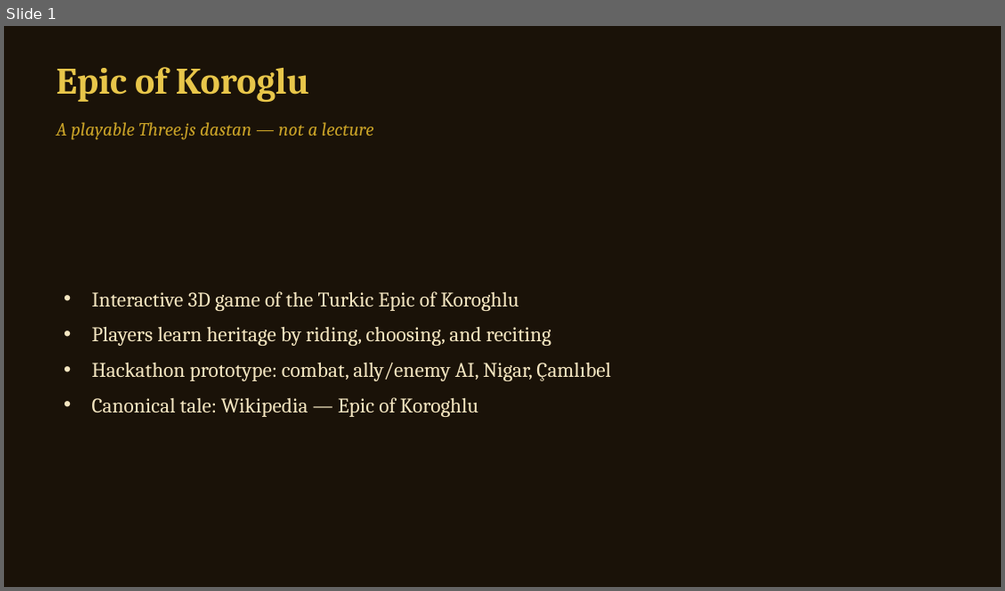
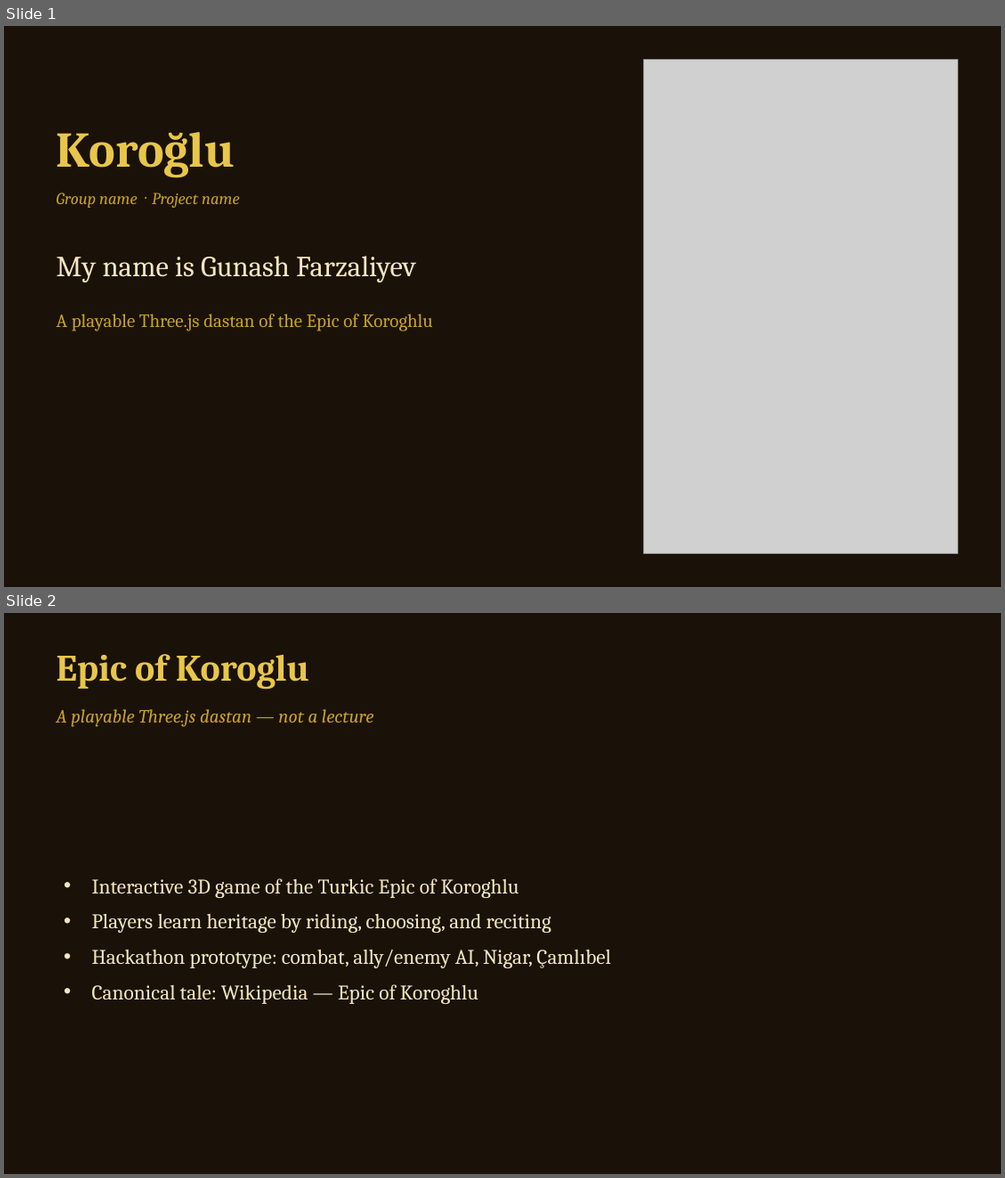
Before and after one commit to gunash-portfolio/KorogluDnD, a slide deck: docs/Koroglu-Epic-Game.pptx. Shown one above the other, each under a label of ours: slide 1 before the commit, slides 1 and 2 after it. The pictures are 1005x591 and 1005x1178 pixels, drawn with LibreOffice and Linux fonts; fonts in the diff are those of the drawing; grey boxes stand for pictures. Boxes give left, top, right and bottom in pixels: in the first picture for what was removed or moved away, otherwise in the second. Text is boxed around its words. In the diff, an @@ line names an element or a change of style, - is before the commit and + after.

```diff
--- a/docs/Koroglu-Epic-Game.pptx
+++ b/docs/Koroglu-Epic-Game.pptx
@@ slide 1 added at [4, 26, 1001, 587], background #1A1208 @@
@@ picture added at [643, 60, 957, 553] @@
@@ text added at [57, 132, 235, 178], 48 pt, text #E8C64A, bold @@
+Koroğlu
@@ text added at [57, 192, 239, 208], 16 pt, text #C9A227, italic @@
+Group name · Project name
@@ text added at [57, 256, 416, 282], 28 pt, text #F4E6C1 @@
+My name is Gunash Farzaliyev
@@ text added at [57, 313, 433, 331], 18 pt, text #C9A227 @@
+A playable Three.js dastan of the Epic of Koroghlu
@@ what was slide 1 is now slide 2 @@
```
Also in this commit, not shown: 1 other file.
